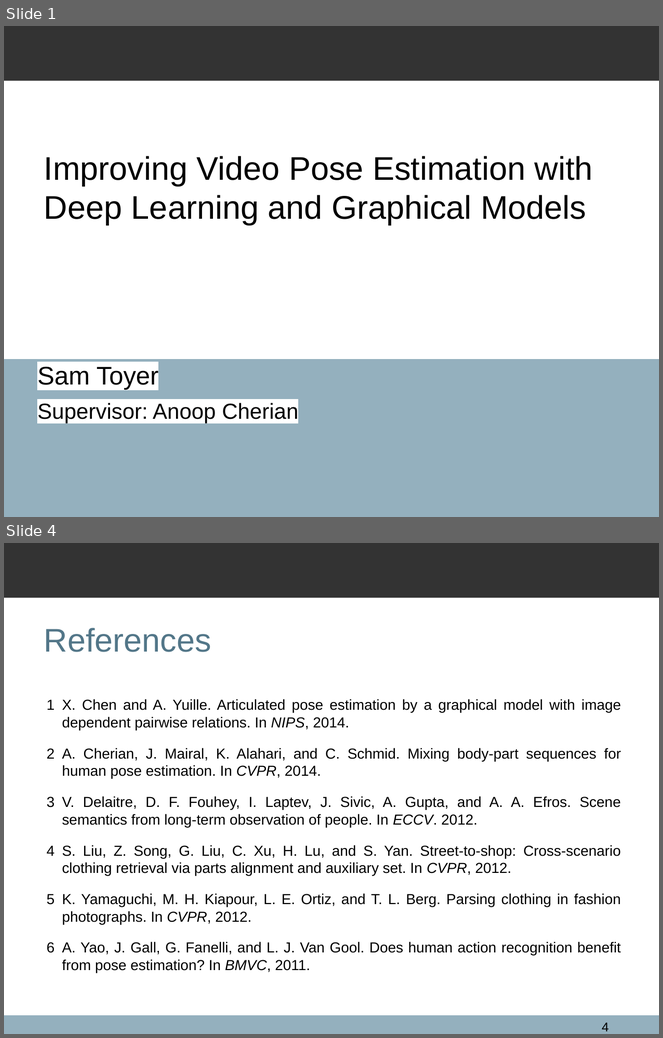
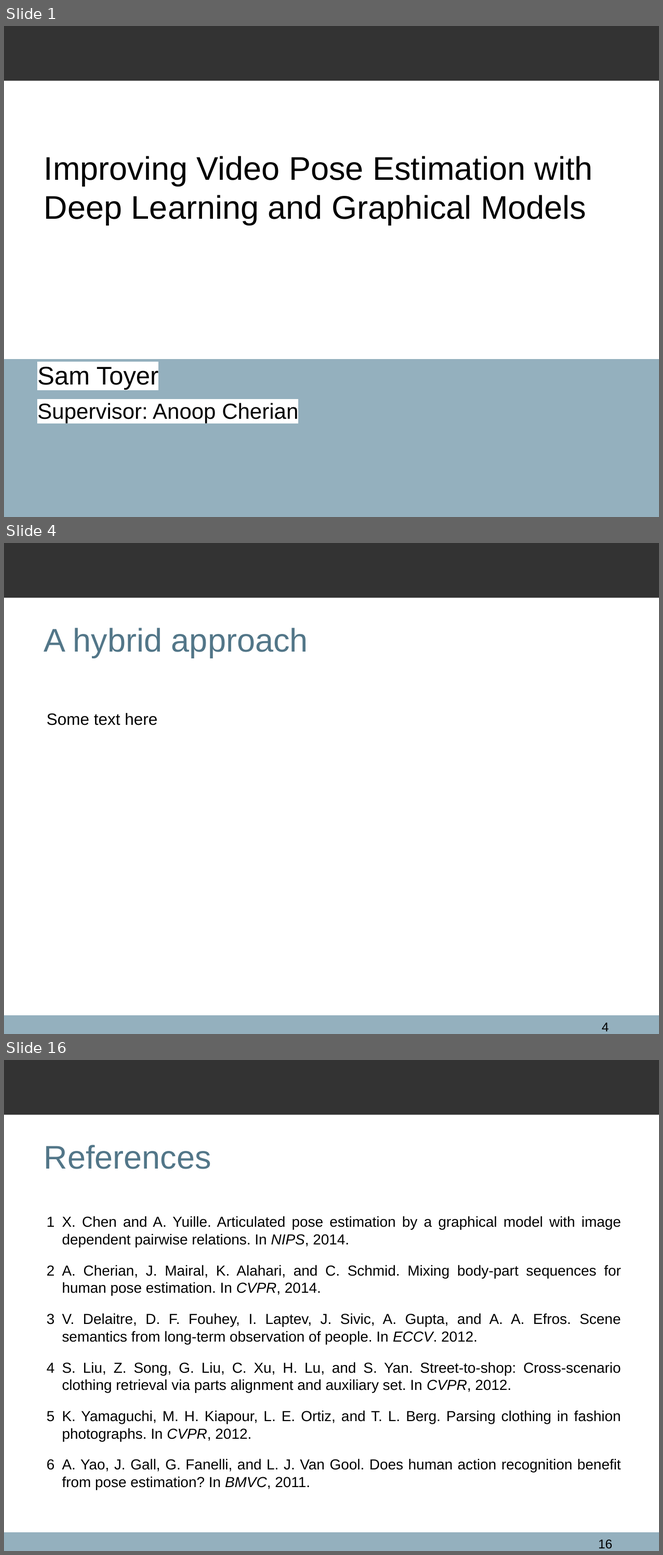
Before and after one commit to qxcv/comp2560, a slide deck: presentation/presentation.odp. Shown one above the other, each under a label of ours: slides 1 and 4 before the commit, slides 1, 4 and 16 after it; the slides between them are not shown. The pictures are 663x1038 and 663x1555 pixels, drawn with LibreOffice and Linux fonts; fonts in the diff are those of the drawing; background and template pictures are left out. Boxes give left, top, right and bottom in pixels: in the first picture for what was removed or moved away, otherwise in the second. Text is boxed around its words. In the diff, an @@ line names an element or a change of style, - is before the commit and + after.

```diff
--- a/presentation/presentation.odp
+++ b/presentation/presentation.odp
@@ slide 4 added at (4, 543, 659, 1034), background #FFFFFF; not listed: 2 template elements that a slide beside it also shows @@
@@ title added at (44, 628, 308, 657), 36 pt, text #527688 @@
+A hybrid approach
@@ text added at (47, 713, 157, 726), 18 pt, text #000000 @@
+Some text here
@@ page number added at (602, 1023, 609, 1032), 14 pt, text #000000 @@
+4
@@ what was slide 4 is now slide 16 @@
@@ page number at (598, 1540, 612, 1549): text changed @@
-4
+16
```
Also in this commit, not shown: 2 slides changed, 11 other slides added.
